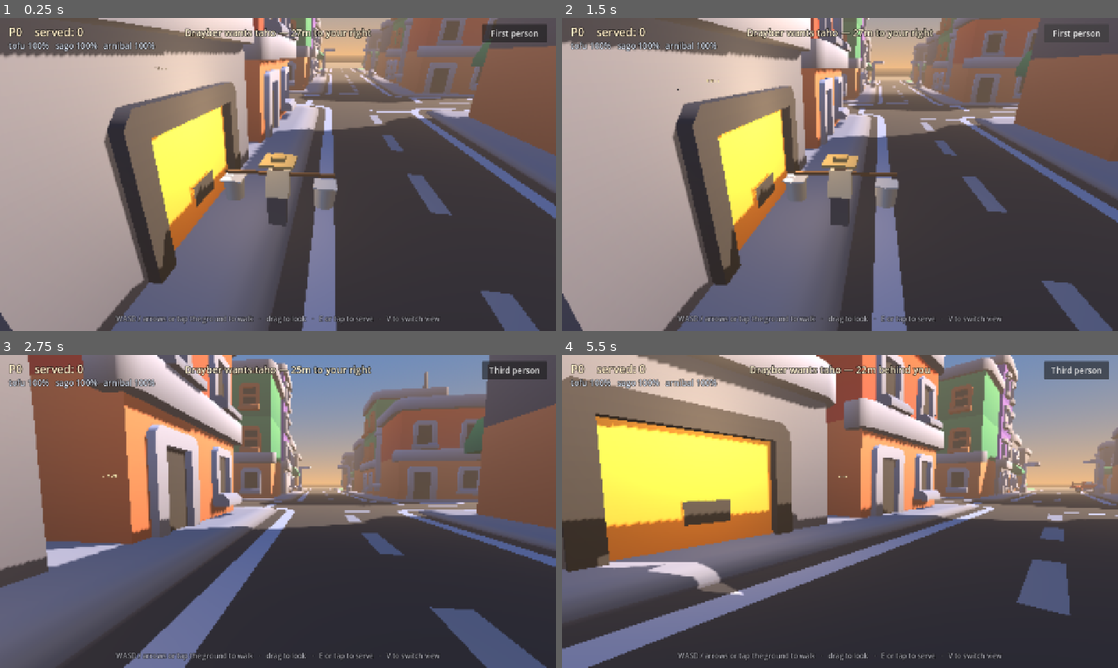
Above: before the commit, frames 1-4 (two rows, left to right).
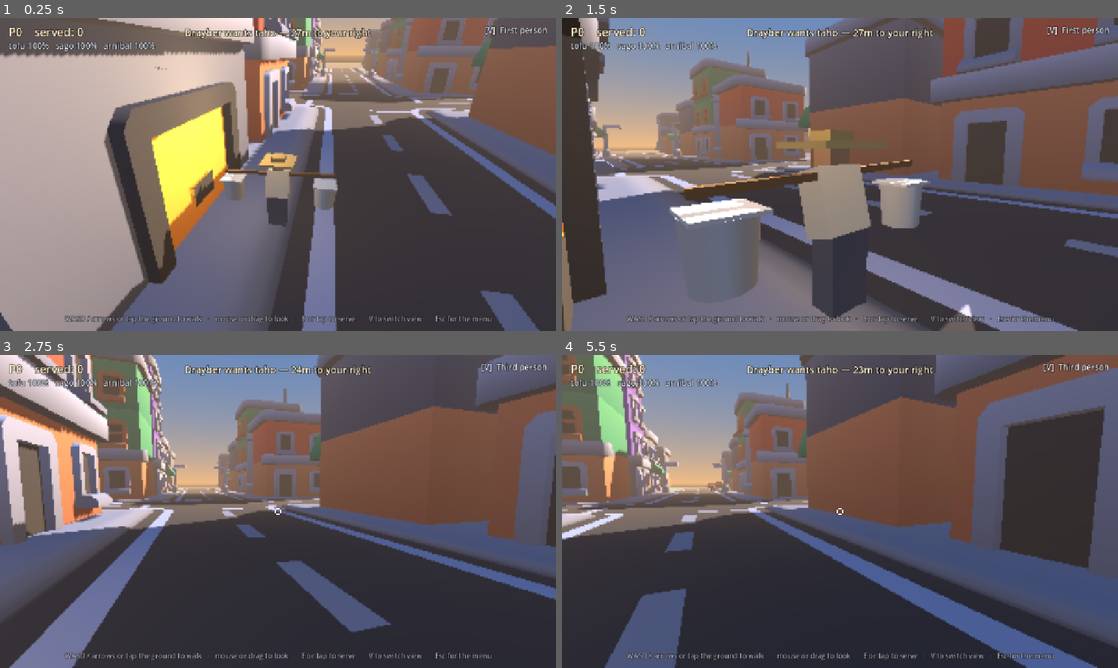
Above: after the commit, the same moments.

Repository: StanleighMorales/taho-simulator
Game: Godot game, scene res://scenes/main.tscn
The game is run twice, just before and just after one commit, with the same random seed, the same clock (stepped at 60 frames per second) and the same inputs.
Inputs (mouse positions are in pixels of both pictures, inside the frame that each line leads up to):
- Up to frame 1 (0.25 s): no input
- Up to frame 2 (1.5 s): click (1079, 33) at 0.5 s, where only the run before the commit has a clickable "First person"; click (1079, 33) at 1.25 s, where only the run before the commit has a clickable "Third person"
- Up to frame 3 (2.75 s): tap Enter at 2 s; move the mouse to (400, 495) at 2.02 s; hold D (walk_right) from 2.03 s (still down); hold V (toggle_view) from 2.03 s (still down); click (400, 495) at 2.17 s
- Up to frame 4 (5.5 s): release D (walk_right) at 2.75 s; release V (toggle_view) at 2.75 s; tap Enter every 0.75 s from 2.75 to 5 s; drag from (728, 527) to (812, 574) at 2.77 s; move the mouse to (895, 442) at 3.52 s; hold D (walk_right) 3.53-4.25 s; hold V (toggle_view) 3.53-4.25 s; click (895, 442) at 3.67 s; drag from (812, 574) to (673, 464) at 4.27 s; move the mouse to (1006, 558) at 5.02 s; hold A (walk_left) from 5.03 s (still down); hold E (interact) from 5.03 s (still down); click (1006, 558) at 5.17 s; tap V (toggle_view) at 5.3 s

The runs differ from the first frame. In frame 1, 1.2% of the frame differs, in the area x 11-99%, y 1-98%; in frame 2, 74%, in the area x 0-100%, y 0-100%; in frame 3, 66%; in frame 4, 73%.

Commit message:
Hide the cursor while walking, with an Esc menu to get it back
With a mouse both views now play like a shooter: the cursor is captured
and the mouse turns the view without holding a button. In first person a
small ring marks the middle of the screen and a click walks to wherever
it points. Third person has nothing to aim with there, so a click only
serves a customer standing next to you. In a browser the first click
just hands the game the mouse, since a page cannot take it without one.

Esc pauses everything, trucks included, and opens a menu with Resume and
Exit game; Resume or Esc again carries on. A browser keeps Esc to itself
to release the pointer, so losing the cursor is what opens the menu
there, and Exit is hidden because a page cannot close its own tab. The
serving minigame gets the cursor back while it runs, and the timer that
gets Lolo Ben up after a hit stops while paused too.

The view button is gone, replaced by a "[V] First person" hint in the
corner. A touch never captures the mouse, so phones still drag to look
and tap to walk, but they have no way to switch view or open the menu
for now.

Tests: 39 town assertions (2 new, pressing Esc to open the menu and
again to close it).

Not tried with a real mouse yet. MOUSE_LOOK in player.gd, 0.15 degrees
per pixel, is the number most likely to need tuning.

Diff:
--- a/scenes/main.gd
+++ b/scenes/main.gd
@@ -23,6 +23,8 @@
 var _serving_now: Node3D = null
 var _toast_t := 0.0
 var _respawn_t := 0.0
+var _relock := false
+var _had_mouse := false
 
 @onready var _town: Node3D = $Town
 @onready var _player: CharacterBody3D = $Player
@@ -36,7 +38,9 @@
 @onready var _compass: Label = $HUD/Compass
 @onready var _toast: Label = $HUD/Toast
 @onready var _controls: Label = $HUD/Controls
-@onready var _view: Button = $HUD/View
+@onready var _view: Label = $HUD/ViewHint
+@onready var _crosshair: Control = $HUD/Crosshair
+@onready var _menu: CanvasLayer = $Menu
 
 var _town_env: WorldEnvironment
 var _serve_env: WorldEnvironment
@@ -59,9 +63,14 @@
 	_serve_environment = _serve_env.environment
 	_serve_env.environment = null
 
-	# The button is the phone's way to switch view; `V` is the keyboard's.
-	_view.pressed.connect(_player.toggle_view)
-	_controls.text = "WASD / arrows or tap the ground to walk   ·   drag to look   ·   E or tap to serve   ·   V to switch view"
+	_menu.get_node("Center/Panel/Box/Resume").pressed.connect(_resume)
+	var exit: Button = _menu.get_node("Center/Panel/Box/Exit")
+	exit.pressed.connect(get_tree().quit)
+	# A page cannot close its own tab, and a quit there only freezes the canvas.
+	exit.visible = not OS.has_feature("web")
+	_controls.text = "WASD / arrows or tap the ground to walk   ·   mouse or drag to look   ·   E or tap to serve   ·   V to switch view   ·   Esc for the menu"
+	# A browser refuses this until the first click, which then takes it.
+	Input.mouse_mode = Input.MOUSE_MODE_CAPTURED
 	for i in WAITING:
 		_spawn_customer()
 	_refresh_hud()
@@ -86,8 +95,16 @@
 	else:
 		_respawn_t = 0.0
 
+	# A browser takes the cursor back on Esc itself, and the game may never
+	# see the key, so losing the cursor is what opens the menu.
+	if _had_mouse and not _player.captured():
+		_open_menu()
+		return
+	_had_mouse = _player.captured()
+
 	_target = _nearest_waiting(3.4)
-	_view.text = "Third person" if _player.first_person else "First person"
+	_view.text = "[V]  Third person" if _player.first_person else "[V]  First person"
+	_crosshair.visible = _player.first_person
 	_refresh_prompt()
 	_refresh_compass()
 
@@ -95,6 +112,9 @@
 ## Tapping the ground near a customer serves them too, so the game is
 ## playable with nothing but a pointer.
 func _unhandled_input(event: InputEvent) -> void:
+	if event.is_action_pressed("ui_cancel"):
+		_open_menu()
+		return
 	if _serving_now != null or _target == null:
 		return
 	if event is InputEventMouseButton and event.button_index == MOUSE_BUTTON_LEFT and event.pressed:
@@ -118,6 +138,11 @@
 func _begin_serving(customer: Node3D) -> void:
 	_serving_now = customer
 	_player.frozen = true
+	# The minigame is all pointer, so it gets the cursor; the street takes it
+	# back after if it had it.
+	_relock = _player.captured()
+	_had_mouse = false
+	Input.mouse_mode = Input.MOUSE_MODE_VISIBLE
 	_town.visible = false
 	_player.visible = false
 	_hud.visible = false
@@ -142,6 +167,8 @@
 	_player.visible = true
 	_hud.visible = true
 	_player.camera().make_current()
+	if _relock:
+		Input.mouse_mode = Input.MOUSE_MODE_CAPTURED
 	# Deferred: the click that dismissed the grade card is still propagating,
 	# and an unfrozen player would read it as "walk over there".
 	_player.set_deferred("frozen", false)
@@ -153,8 +180,25 @@
 
 func _on_player_died() -> void:
 	_say("Nasagasaan si Lolo Ben! Hit by a car. Back home.")
-	await get_tree().create_timer(DOWN_TIME).timeout
+	await get_tree().create_timer(DOWN_TIME, false).timeout
 	_player.revive(_town.player_start + Vector3(0, 0.2, 0))
+
+
+# --- the menu --------------------------------------------------------------
+
+## Esc stops everything, cars included, and gives the cursor back.
+func _open_menu() -> void:
+	_had_mouse = false
+	_menu.visible = true
+	get_tree().paused = true
+	Input.mouse_mode = Input.MOUSE_MODE_VISIBLE
+
+
+func _resume() -> void:
+	_menu.visible = false
+	get_tree().paused = false
+	if _serving_now == null:
+		Input.mouse_mode = Input.MOUSE_MODE_CAPTURED
 
 
 func _on_home_entered(body: Node) -> void:
--- a/scenes/main.tscn
+++ b/scenes/main.tscn
@@ -1,9 +1,41 @@
-[gd_scene load_steps=5 format=3]
+[gd_scene load_steps=9 format=3]
 
 [ext_resource type="Script" path="res://scenes/main.gd" id="1_main"]
 [ext_resource type="PackedScene" path="res://scenes/town/town.tscn" id="2_town"]
 [ext_resource type="PackedScene" path="res://scenes/player/player.tscn" id="3_player"]
 [ext_resource type="PackedScene" path="res://scenes/serving/serving_view.tscn" id="4_serving"]
+
+[sub_resource type="StyleBoxFlat" id="StyleBoxFlat_ring"]
+draw_center = false
+border_width_left = 2
+border_width_top = 2
+border_width_right = 2
+border_width_bottom = 2
+border_color = Color(1, 1, 1, 0.95)
+corner_radius_top_left = 8
+corner_radius_top_right = 8
+corner_radius_bottom_right = 8
+corner_radius_bottom_left = 8
+shadow_color = Color(0, 0, 0, 0.55)
+shadow_size = 2
+
+[sub_resource type="StyleBoxFlat" id="StyleBoxFlat_menu"]
+bg_color = Color(0.1, 0.11, 0.14, 0.94)
+corner_radius_top_left = 10
+corner_radius_top_right = 10
+corner_radius_bottom_right = 10
+corner_radius_bottom_left = 10
+content_margin_left = 36.0
+content_margin_top = 28.0
+content_margin_right = 36.0
+content_margin_bottom = 30.0
+
+[sub_resource type="InputEventAction" id="InputEventAction_esc"]
+action = &"ui_cancel"
+pressed = true
+
+[sub_resource type="Shortcut" id="Shortcut_esc"]
+events = [SubResource("InputEventAction_esc")]
 
 [node name="Main" type="Node3D"]
 script = ExtResource("1_main")
@@ -98,15 +130,73 @@
 theme_override_font_sizes/font_size = 16
 horizontal_alignment = 1
 
-[node name="View" type="Button" parent="HUD"]
+[node name="ViewHint" type="Label" parent="HUD"]
 anchors_preset = 1
 anchor_left = 1.0
 anchor_right = 1.0
-offset_left = -170.0
+offset_left = -300.0
 offset_top = 14.0
 offset_right = -20.0
-offset_bottom = 56.0
+offset_bottom = 50.0
 grow_horizontal = 0
-focus_mode = 0
+theme_override_colors/font_color = Color(0.9, 0.92, 0.95, 1)
+theme_override_colors/font_outline_color = Color(0, 0, 0, 0.7)
+theme_override_constants/outline_size = 6
 theme_override_font_sizes/font_size = 19
-text = "First person"
+text = "[V]  First person"
+horizontal_alignment = 2
+
+[node name="Crosshair" type="Panel" parent="HUD"]
+visible = false
+anchors_preset = 8
+anchor_left = 0.5
+anchor_top = 0.5
+anchor_right = 0.5
+anchor_bottom = 0.5
+offset_left = -8.0
+offset_top = -8.0
+offset_right = 8.0
+offset_bottom = 8.0
+mouse_filter = 2
+theme_override_styles/panel = SubResource("StyleBoxFlat_ring")
+
+[node name="Menu" type="CanvasLayer" parent="."]
+process_mode = 3
+layer = 5
+visible = false
+
+[node name="Dim" type="ColorRect" parent="Menu"]
+anchors_preset = 15
+anchor_right = 1.0
+anchor_bottom = 1.0
+color = Color(0, 0, 0, 0.55)
+
+[node name="Center" type="CenterContainer" parent="Menu"]
+anchors_preset = 15
+anchor_right = 1.0
+anchor_bottom = 1.0
+
+[node name="Panel" type="PanelContainer" parent="Menu/Center"]
+custom_minimum_size = Vector2(300, 0)
+theme_override_styles/panel = SubResource("StyleBoxFlat_menu")
+
+[node name="Box" type="VBoxContainer" parent="Menu/Center/Panel"]
+theme_override_constants/separation = 14
+
+[node name="Title" type="Label" parent="Menu/Center/Panel/Box"]
+theme_override_colors/font_color = Color(1, 0.93, 0.78, 1)
+theme_override_font_sizes/font_size = 30
+text = "Paused"
+horizontal_alignment = 1
+
+[node name="Resume" type="Button" parent="Menu/Center/Panel/Box"]
+custom_minimum_size = Vector2(0, 48)
+theme_override_font_sizes/font_size = 21
+shortcut = SubResource("Shortcut_esc")
+shortcut_in_tooltip = false
+text = "Resume"
+
+[node name="Exit" type="Button" parent="Menu/Center/Panel/Box"]
+custom_minimum_size = Vector2(0, 48)
+theme_override_font_sizes/font_size = 21
+text = "Exit game"
--- a/scenes/player/player.gd
+++ b/scenes/player/player.gd
@@ -7,8 +7,11 @@
 ## there. A drag orbits the camera, a tap walks — separated by a small pixel
 ## threshold, so neither gesture steals the other.
 ##
-## `V` (or the HUD button) swaps the follow camera for Lolo Ben's own eyes.
-## Everything else stays the same: drag to look, keys walk where you face.
+## `V` swaps the follow camera for Lolo Ben's own eyes.
+## With a mouse both views play like any shooter: the cursor is hidden and the
+## mouse turns the view, and in first person a click walks to the crosshair.
+## Esc (the menu, in main) gives the cursor back and a click takes it again.
+## A touch never takes it, so a phone keeps drag to look and tap to walk.
 ##
 ## The physics is a capsule against walls, nothing more. No ragdoll, no
 ## slopes worth the name.
@@ -35,6 +38,10 @@
 const EYE_HEIGHT := 1.5
 const FP_PITCH_MIN := -70.0
 const FP_PITCH_MAX := 60.0
+
+## Degrees per pixel: a drag on the screen, and a captured mouse.
+const DRAG_LOOK := Vector2(0.25, 0.15)
+const MOUSE_LOOK := Vector2(0.15, 0.15)
 
 ## True while the serving view has the screen; the player stands still and
 ## ignores input without having to be removed from the tree.
@@ -169,20 +176,28 @@
 
 	if event is InputEventMouseButton and event.button_index == MOUSE_BUTTON_LEFT:
 		if event.pressed:
+			# The click that takes the cursor back is only that, not a walk
+			# or a sale.
+			if not captured() and event.device != InputEvent.DEVICE_ID_EMULATION:
+				Input.mouse_mode = Input.MOUSE_MODE_CAPTURED
+				get_viewport().set_input_as_handled()
+				return
 			_dragging = true
 			_drag_moved = 0.0
 			_drag_from = event.position
 		elif _dragging:
 			_dragging = false
-			if _drag_moved <= TAP_SLOP:
-				_tap_ground(event.position)
+			# A captured pointer is the crosshair in the middle, and third
+			# person has none to aim with.
+			if _drag_moved <= TAP_SLOP and (first_person or not captured()):
+				_tap_ground(get_viewport().get_visible_rect().get_center() if captured() else event.position)
+	elif event is InputEventMouseMotion and captured():
+		_drag_moved += event.screen_relative.length()
+		_look(event.screen_relative * MOUSE_LOOK)
 	elif event is InputEventMouseMotion and _dragging:
 		_drag_moved += event.relative.length()
 		if _drag_moved > TAP_SLOP:
-			_yaw -= event.relative.x * 0.25
-			var lo := FP_PITCH_MIN if first_person else PITCH_MIN
-			var hi := FP_PITCH_MAX if first_person else PITCH_MAX
-			_pitch = clampf(_pitch - event.relative.y * 0.15, lo, hi)
+			_look(event.relative * DRAG_LOOK)
 	elif event is InputEventMouseButton and event.pressed:
 		var zoom := 0.0
 		if event.button_index == MOUSE_BUTTON_WHEEL_UP:
@@ -191,6 +206,17 @@
 			zoom = 0.6
 		if zoom != 0.0:
 			_distance = clampf(_distance + zoom, 3.4, 10.0)
+
+
+func captured() -> bool:
+	return Input.mouse_mode == Input.MOUSE_MODE_CAPTURED
+
+
+func _look(by: Vector2) -> void:
+	_yaw -= by.x
+	var lo := FP_PITCH_MIN if first_person else PITCH_MIN
+	var hi := FP_PITCH_MAX if first_person else PITCH_MAX
+	_pitch = clampf(_pitch - by.y, lo, hi)
 
 
 ## Walk to wherever on the ground the pointer landed. Only the world layer is
--- a/tests/run_town_tests.gd
+++ b/tests/run_town_tests.gd
@@ -74,6 +74,16 @@
 			_player.toggle_view()
 			_check("switching back shows him again",
 				body.cast_shadow == GeometryInstance3D.SHADOW_CASTING_SETTING_ON)
+
+			_section("the menu")
+			_tap_key(KEY_ESCAPE)
+			_check("Esc opens the menu and stops the street",
+				_main._menu.visible and get_tree().paused)
+			_tap_key(KEY_ESCAPE)
+			_check("and Esc again carries on", not _main._menu.visible and not get_tree().paused)
+			# A paused tree would stop this test too.
+			if get_tree().paused:
+				_main._resume()
 			_wait = SETTLE
 
 		1:
@@ -192,6 +202,15 @@
 
 # --- plumbing --------------------------------------------------------------
 
+## A whole key press, down and up, the way a keyboard sends it.
+func _tap_key(key: Key) -> void:
+	for down in [true, false]:
+		var ev := InputEventKey.new()
+		ev.keycode = key
+		ev.physical_keycode = key
+		ev.pressed = down
+		_main.get_viewport().push_input(ev)
+
 func _section(title: String) -> void:
 	print(title)
 
